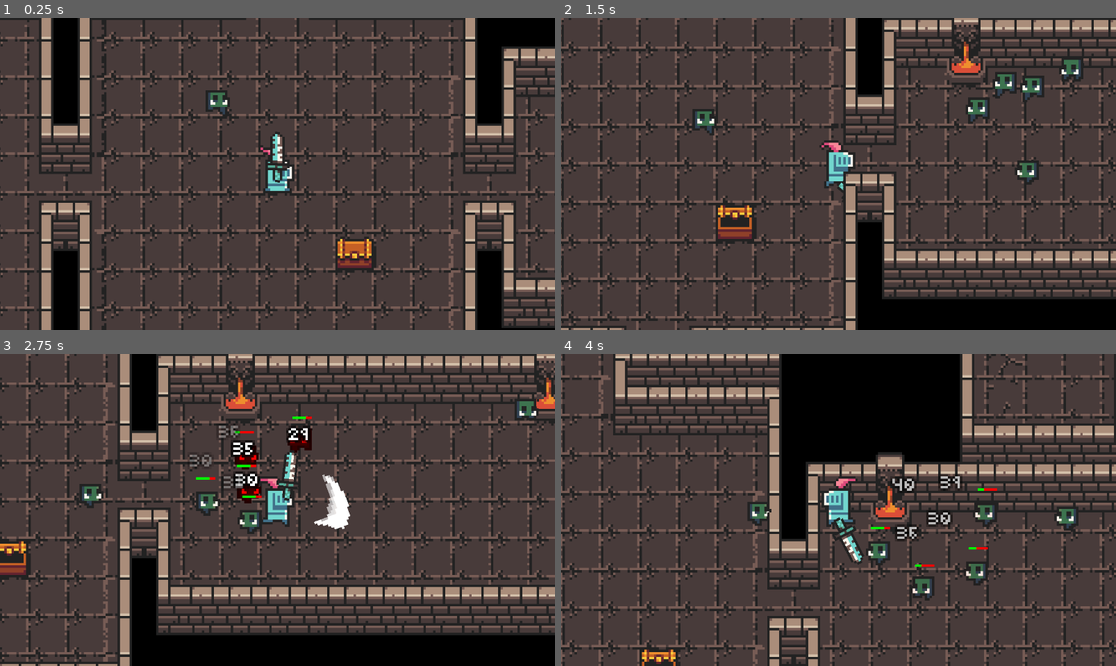
Above: before the commit, frames 1-4 (two rows, left to right).
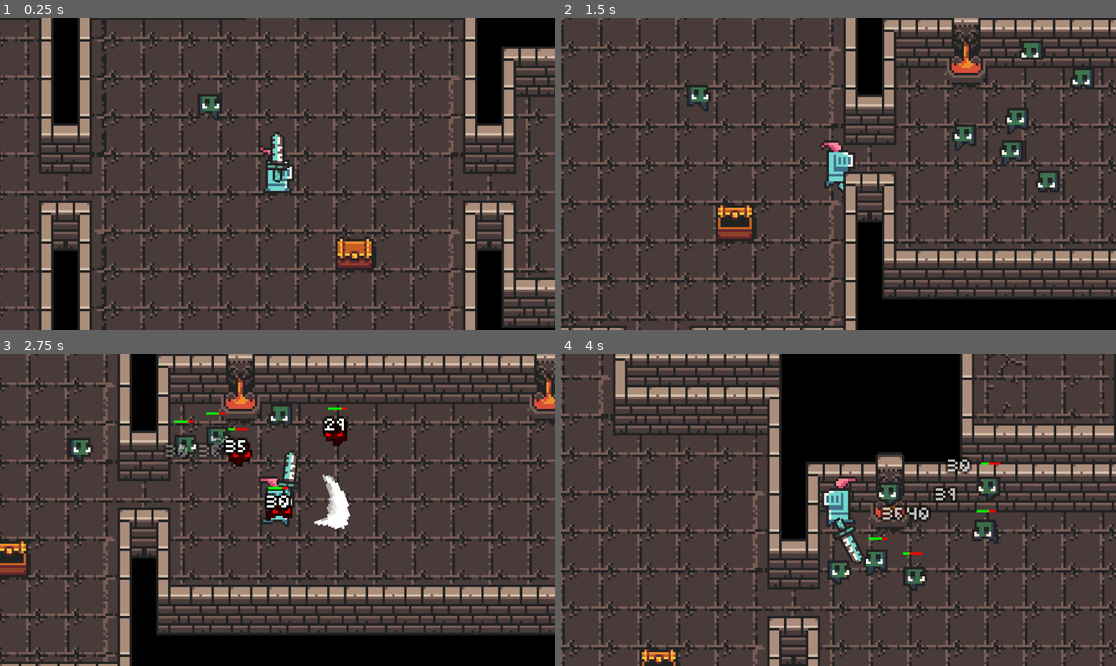
Above: after the commit, the same moments.

Repository: annoah-edu/tcss360-dungeon-rpg
Game: Godot game, scene res://scenes/map/map.tscn
Same seed, same stepped clock (60 frames per second), same inputs: the game is played once before the commit and once after it.
Inputs (mouse positions are in pixels of both pictures, inside the frame that each line leads up to):
- Up to frame 1 (0.25 s): no input
- Up to frame 2 (1.5 s): move the mouse to (960, 158) at 0.52 s; press the mouse at (960, 158) at 0.53 s; hold D (move right) 0.53-1.28 s; move the mouse to (727, 189) at 1.27 s; release the mouse at (727, 189) at 1.28 s; hold S (move down) from 1.28 s (still down); click (727, 189) at 1.35 s
- Up to frame 3 (2.75 s): move the mouse to (333, 441) at 2.02 s; release S (move down) at 2.03 s; press the mouse at (333, 441) at 2.03 s; hold D (move right) from 2.03 s (still down)
- Up to frame 4 (4 s): move the mouse to (810, 572) at 2.77 s; release D (move right) at 2.78 s; release the mouse at (810, 572) at 2.78 s; hold W (move up) 2.78-3.53 s; click (810, 572) at 2.85 s; move the mouse to (1005, 556) at 3.52 s; press the mouse at (1005, 556) at 3.53 s; hold A (move left) from 3.53 s (still down)

The runs differ from the first frame. In frame 1, 0.4% of the frame differs, in the area x 35-42%, y 23-33%; in frame 2, 3.0%; in frame 3, 4.3%, in the area x 12-98%, y 14-58%; in frame 4, 3.9%.

Commit message:
Changed navigation areas to be per-tile. Enemies now chase through rooms

Diff:
--- a/resources/tilesets/dungeon_tileset.tres
+++ b/resources/tilesets/dungeon_tileset.tres
@@ -5,8 +5,24 @@
 [ext_resource type="Texture2D" uid="uid://duenvgal3n30a" path="res://Dungeon Tileset v1.7/atlas_walls_low-16x16.png" id="3_0hwrl"]
 
 [sub_resource type="NavigationPolygon" id="NavigationPolygon_h12ur"]
+vertices = PackedVector2Array(8, 8, -8, 8, -8, -8, 8, -8)
+polygons = Array[PackedInt32Array]([PackedInt32Array(0, 1, 2, 3)])
+outlines = Array[PackedVector2Array]([PackedVector2Array(-8, -8, 8, -8, 8, 8, -8, 8)])
+agent_radius = 0.0
+
+[sub_resource type="NavigationPolygon" id="NavigationPolygon_b5nin"]
+vertices = PackedVector2Array(8, 8, -8, 8, -8, -8, 8, -8)
+polygons = Array[PackedInt32Array]([PackedInt32Array(0, 1, 2, 3)])
+outlines = Array[PackedVector2Array]([PackedVector2Array(-8, -8, 8, -8, 8, 8, -8, 8)])
+agent_radius = 0.0
 
 [sub_resource type="NavigationPolygon" id="NavigationPolygon_uxlma"]
+
+[sub_resource type="NavigationPolygon" id="NavigationPolygon_iru37"]
+vertices = PackedVector2Array(8, 8, -8, 8, -8, -8, 8, -8)
+polygons = Array[PackedInt32Array]([PackedInt32Array(0, 1, 2, 3)])
+outlines = Array[PackedVector2Array]([PackedVector2Array(-8, -8, 8, -8, 8, 8, -8, 8)])
+agent_radius = 0.0
 
 [sub_resource type="NavigationPolygon" id="NavigationPolygon_uyg1q"]
 
@@ -30,27 +46,27 @@
 2:1/0 = 0
 2:1/0/navigation_layer_0/polygon = SubResource("NavigationPolygon_h12ur")
 3:1/0 = 0
-3:1/0/navigation_layer_0/polygon = SubResource("NavigationPolygon_h12ur")
+3:1/0/navigation_layer_0/polygon = SubResource("NavigationPolygon_iru37")
 4:1/0 = 0
-4:1/0/navigation_layer_0/polygon = SubResource("NavigationPolygon_h12ur")
+4:1/0/navigation_layer_0/polygon = SubResource("NavigationPolygon_iru37")
 5:1/0 = 0
-5:1/0/navigation_layer_0/polygon = SubResource("NavigationPolygon_h12ur")
+5:1/0/navigation_layer_0/polygon = SubResource("NavigationPolygon_iru37")
 6:1/0 = 0
-6:1/0/navigation_layer_0/polygon = SubResource("NavigationPolygon_h12ur")
+6:1/0/navigation_layer_0/polygon = SubResource("NavigationPolygon_iru37")
 0:2/0 = 0
 0:2/0/navigation_layer_0/polygon = SubResource("NavigationPolygon_h12ur")
 1:2/0 = 0
 1:2/0/navigation_layer_0/polygon = SubResource("NavigationPolygon_h12ur")
 2:2/0 = 0
-2:2/0/navigation_layer_0/polygon = SubResource("NavigationPolygon_uxlma")
+2:2/0/navigation_layer_0/polygon = SubResource("NavigationPolygon_b5nin")
 3:2/0 = 0
-3:2/0/navigation_layer_0/polygon = SubResource("NavigationPolygon_uxlma")
+3:2/0/navigation_layer_0/polygon = SubResource("NavigationPolygon_iru37")
 4:2/0 = 0
 4:2/0/navigation_layer_0/polygon = SubResource("NavigationPolygon_uxlma")
 5:2/0 = 0
 5:2/0/navigation_layer_0/polygon = SubResource("NavigationPolygon_uxlma")
 6:2/0 = 0
-6:2/0/navigation_layer_0/polygon = SubResource("NavigationPolygon_h12ur")
+6:2/0/navigation_layer_0/polygon = SubResource("NavigationPolygon_iru37")
 0:3/0 = 0
 1:3/0 = 0
 2:3/0 = 0
--- a/scenes/enemies/enemy.tscn
+++ b/scenes/enemies/enemy.tscn
@@ -11,7 +11,7 @@
 [ext_resource type="Texture2D" uid="uid://cm2mp2aquek1m" path="res://Dungeon Tileset v1.7/frames/goblin_run_anim_f3.png" id="8_sb86v"]
 
 [sub_resource type="CircleShape2D" id="CircleShape2D_qch6t"]
-radius = 1.0
+radius = 0.0
 
 [sub_resource type="RectangleShape2D" id="RectangleShape2D_qch6t"]
 size = Vector2(12, 10)
@@ -76,6 +76,7 @@
 wander_radius = 100.0
 
 [node name="Collider" type="CollisionShape2D" parent="." unique_id=1472971887]
+position = Vector2(0, -1)
 shape = SubResource("CircleShape2D_qch6t")
 
 [node name="Hitbox" type="StaticBody2D" parent="." unique_id=502844886 groups=["enemy"]]
--- a/scenes/rooms/room_hall.tscn
+++ b/scenes/rooms/room_hall.tscn
@@ -49,3 +49,4 @@
 
 [node name="NavigationRegion" type="NavigationRegion2D" parent="." unique_id=1196965733]
 navigation_polygon = SubResource("NavigationPolygon_tndhx")
+enabled = false
--- a/scenes/rooms/room_hall_thin.tscn
+++ b/scenes/rooms/room_hall_thin.tscn
@@ -56,3 +56,4 @@
 position = Vector2(0, 18.999998)
 scale = Vector2(0.99312836, 0.5501995)
 navigation_polygon = SubResource("NavigationPolygon_tndhx")
+enabled = false
--- a/scenes/rooms/room_junction.tscn
+++ b/scenes/rooms/room_junction.tscn
@@ -59,3 +59,4 @@
 
 [node name="NavigationRegion" type="NavigationRegion2D" parent="." unique_id=1085963902]
 navigation_polygon = SubResource("NavigationPolygon_75hbt")
+enabled = false
--- a/scenes/rooms/room_junction_thin.tscn
+++ b/scenes/rooms/room_junction_thin.tscn
@@ -66,3 +66,4 @@
 position = Vector2(8, 20)
 scale = Vector2(0.87565404, 0.5838363)
 navigation_polygon = SubResource("NavigationPolygon_tndhx")
+enabled = false
--- a/scenes/rooms/room_junction_thin_damaged.tscn
+++ b/scenes/rooms/room_junction_thin_damaged.tscn
@@ -66,3 +66,4 @@
 position = Vector2(-2.842171e-14, 19.000002)
 scale = Vector2(0.9715369, 0.5895155)
 navigation_polygon = SubResource("NavigationPolygon_tndhx")
+enabled = false
--- a/scenes/rooms/room_start.tscn
+++ b/scenes/rooms/room_start.tscn
@@ -75,3 +75,4 @@
 
 [node name="NavigationRegion" type="NavigationRegion2D" parent="." unique_id=1696039948]
 navigation_polygon = SubResource("NavigationPolygon_3xqj6")
+enabled = false
--- a/scenes/rooms/room_test.tscn
+++ b/scenes/rooms/room_test.tscn
@@ -65,3 +65,4 @@
 
 [node name="NavigationRegion" type="NavigationRegion2D" parent="." unique_id=199679897]
 navigation_polygon = SubResource("NavigationPolygon_qkadl")
+enabled = false
--- a/scripts/enemy.gd
+++ b/scripts/enemy.gd
@@ -1,6 +1,7 @@
 extends CharacterBody2D
 class_name Enemy
 
+@export var los_radius: int = 75
 @export var max_health: int = 100
 @export var knockback_recovery_spd: int = 500
 @export var speed: float = 80.0
@@ -19,6 +20,7 @@
 var start_position: Vector2
 var is_waiting: bool = false
 var knockback_velocity: Vector2 = Vector2.ZERO # Used on top of navigation to apply knockback
+var found_player = false # Not associated with line of sight. Will chase the player once attacked permanently
 
 func _ready() -> void:
 	health = max_health
@@ -31,7 +33,7 @@
 	start_position = global_position
 	health = max_health
 	nav_agent.path_desired_distance = 5.0
-	nav_agent.target_desired_distance = 5.0
+	nav_agent.target_desired_distance = 10.0
 	nav_agent.velocity_computed.connect(_on_velocity_computed)
 	await get_tree().physics_frame
 	_pick_new_target()
@@ -45,7 +47,7 @@
 		return
 
 	# Chase the player when close enough. If idling, don't update navigation
-	if global_position.distance_to(GameState.player.global_position) < 100:
+	if global_position.distance_to(GameState.player.global_position) < los_radius or found_player == true:
 		nav_agent.target_position = GameState.player.global_position
 		animation.play("moving")
 	elif is_waiting:
@@ -61,7 +63,8 @@
 
 
 func _process(delta: float) -> void:
-	animation.modulate = animation.modulate.lerp(Color.WHITE, delta * 10)
+	animation.modulate = animation.modulate.lerp(Color.WHITE, delta * 10) # Smooth the color modulation back to pure white
+
 
 # Navigation and pathfinding functions
 
@@ -108,9 +111,13 @@
 		queue_free()
 		return
 
+	# Knockback
 	var direction: Vector2 = (global_position - source).normalized()
 	knockback_velocity = direction * knockback_strength
 
+	# Visibly flash red
 	healthbar.visible = true
 	healthbar.value = health
 	animation.modulate = Color.RED
+
+	found_player = true # Target the player after taking damage
